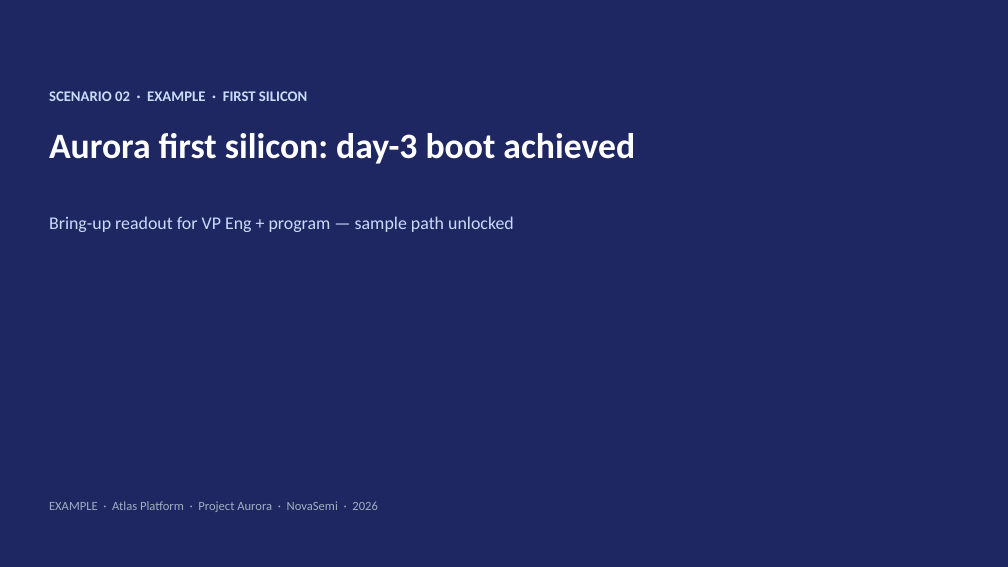
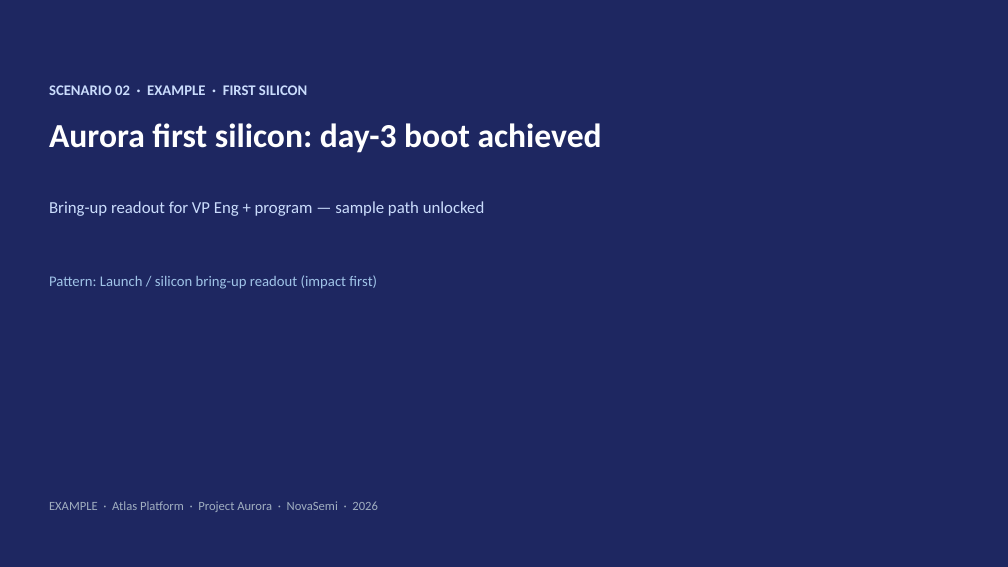
Before and after one commit to peter0749/MindsetMD, a slide deck: slide 1 of skills/presentations/assets/pptx/examples/02-results-demo.pptx. Drawn at 1008x567 pixels with LibreOffice and Linux fonts; fonts in the diff are those of the drawing. Boxes give left, top, right and bottom in pixels: in the first picture for what was removed or moved away, otherwise in the second. Text is boxed around its words. In the diff, an @@ line names an element or a change of style, - is before the commit and + after.

Commit message:
Add explicit public pattern provenance and fix broken asset links
Each template/example deck now has a Pattern provenance slide and cover
line; outline MDs cite sources. Fix assets/README paths to pptx/templates
and pptx/examples; add scripts/check_markdown_links.py (all 22 URLs 200).

```diff
--- a/skills/presentations/assets/pptx/examples/02-results-demo.pptx
+++ b/skills/presentations/assets/pptx/examples/02-results-demo.pptx
@@ text "SCENARIO 02 · EXAMPLE · ...": place and size @@
-text "SCENARIO 02 · EXAMPLE · ..." at (49,91,307,101)
+text "SCENARIO 02 · EXAMPLE · ..." at (49,85,307,95)
@@ text "Aurora first silicon: day-3 boot ...": place and size @@
-text "Aurora first silicon: day-3 boot ..." at (49,133,635,164)
+text "Aurora first silicon: day-3 boot ..." at (49,123,602,153)
@@ text "Aurora first silicon: day-3 boot ..." at (49,123,602,153): size 34 to 32 pt @@
@@ text "Bring-up readout for VP Eng ...": place and size @@
-text "Bring-up readout for VP Eng ..." at (49,216,514,232)
+text "Bring-up readout for VP Eng ..." at (49,201,485,216)
@@ text "Bring-up readout for VP Eng ..." at (49,201,485,216): size 17 to 16 pt @@
@@ text added at (49,275,377,289), 14 pt, text #A0C4E8 @@
+Pattern: Launch / silicon bring-up readout (impact first)
```
Also in this commit, not shown: 1 slide added, 35 other files.
